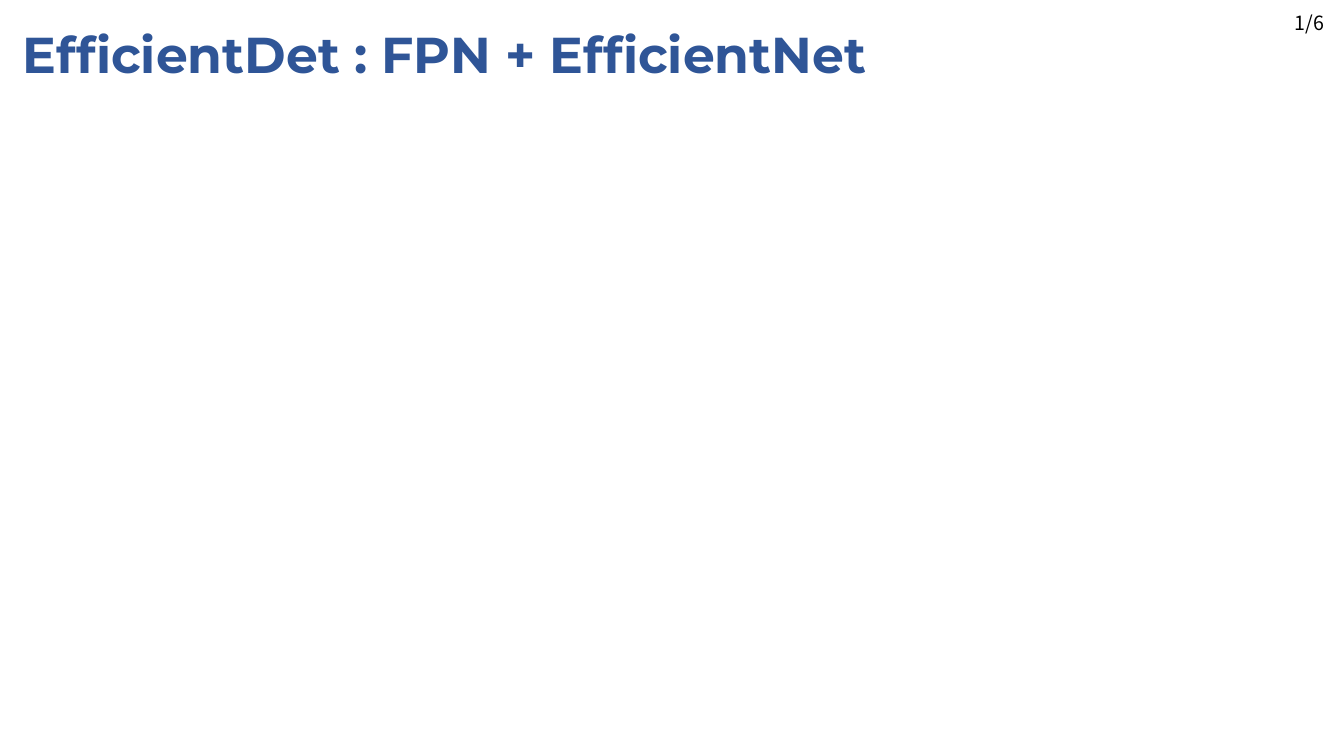
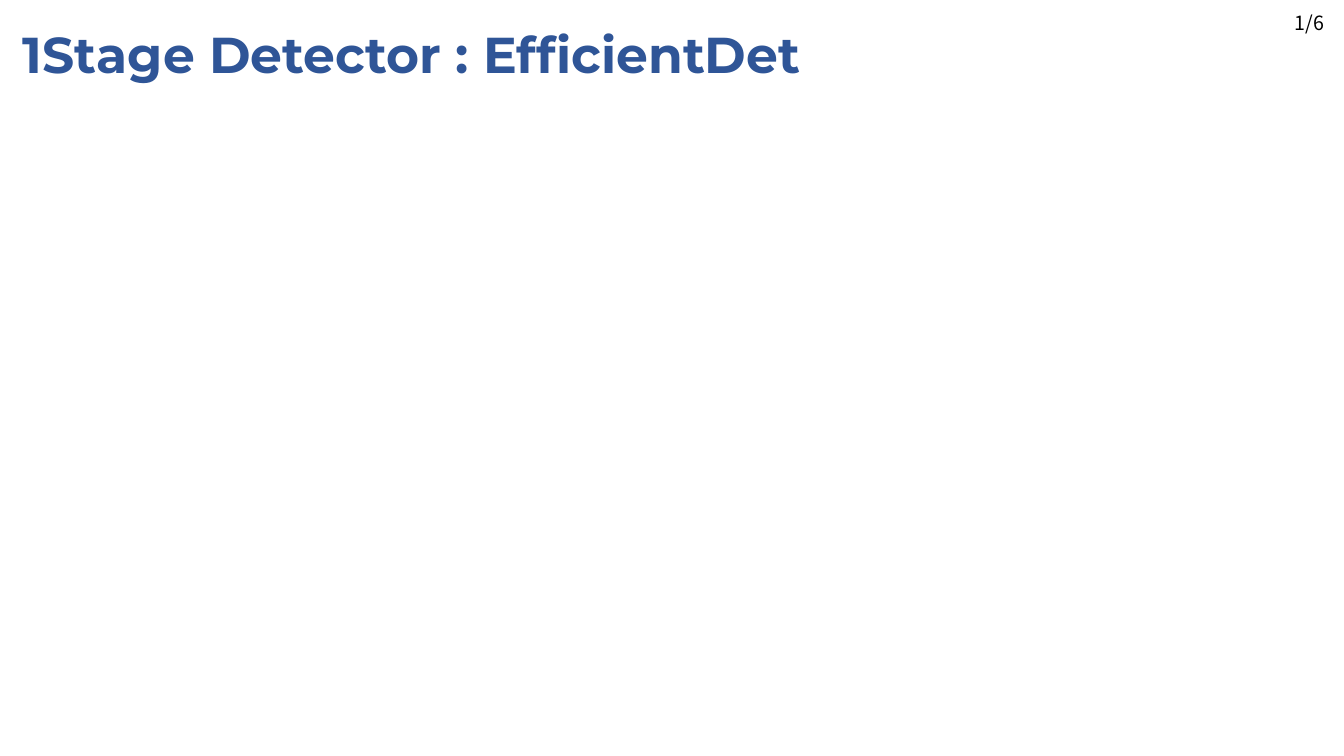
Before and after one commit to JaeHyung-Jung/Seminar_Deeplearning, a slide deck: slide 14 of 2nd_week/Seminar_2nd_week_1Stage.pptx (slide 12 before the commit). Drawn at 1344x756 pixels with LibreOffice and Linux fonts; fonts in the diff are those of the drawing. Boxes give left, top, right and bottom in pixels: in the first picture for what was removed or moved away, otherwise in the second. Text is boxed around its words. In the diff, an @@ line names an element or a change of style, - is before the commit and + after.

```diff
--- a/2nd_week/Seminar_2nd_week_1Stage.pptx
+++ b/2nd_week/Seminar_2nd_week_1Stage.pptx
@@ text at [23, 33, 800, 83]: text changed @@
-EfficientDet : FPN + EfficientNet
+1Stage Detector : EfficientDet
```
Also in this commit, not shown: 7 other slides changed, 4 slides added, 2 slides removed.
